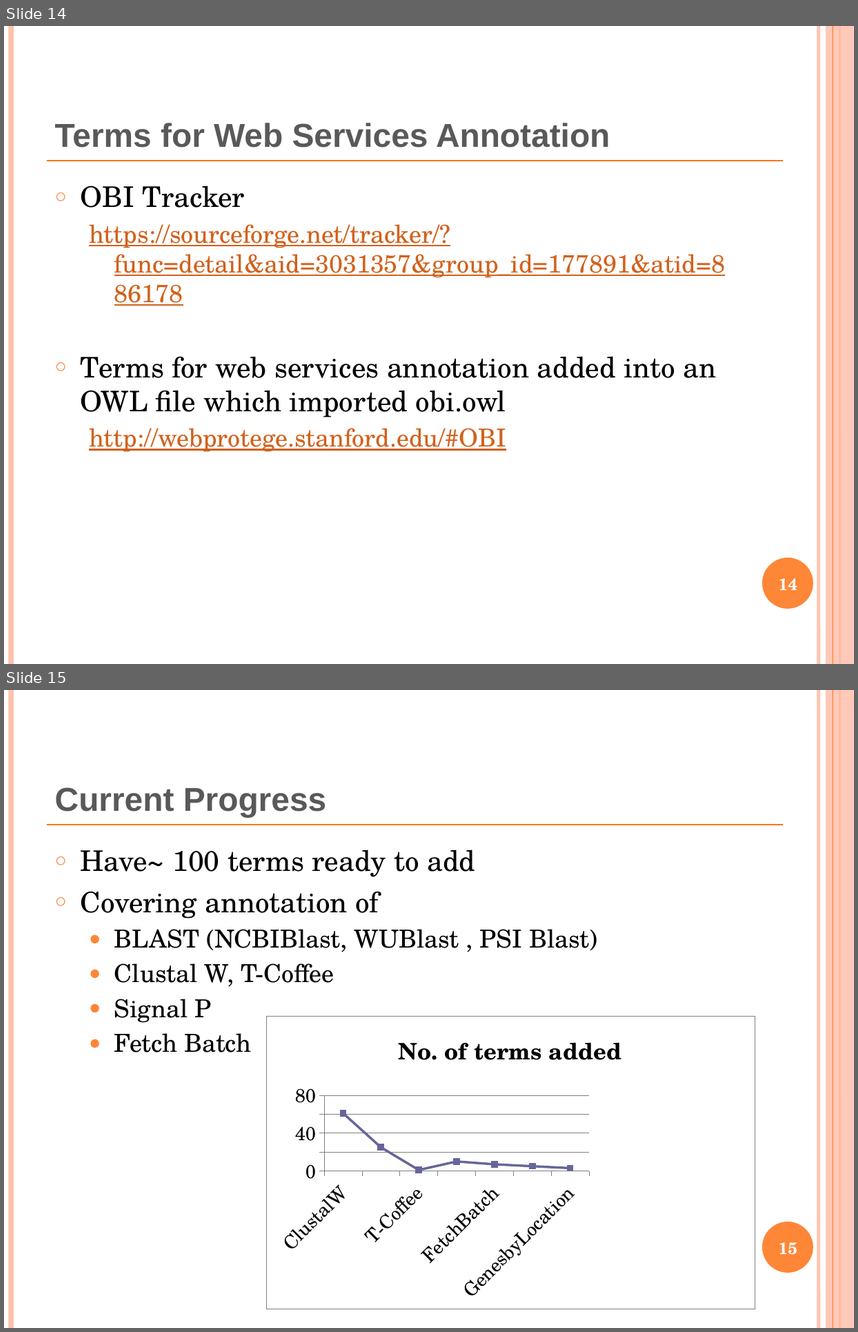
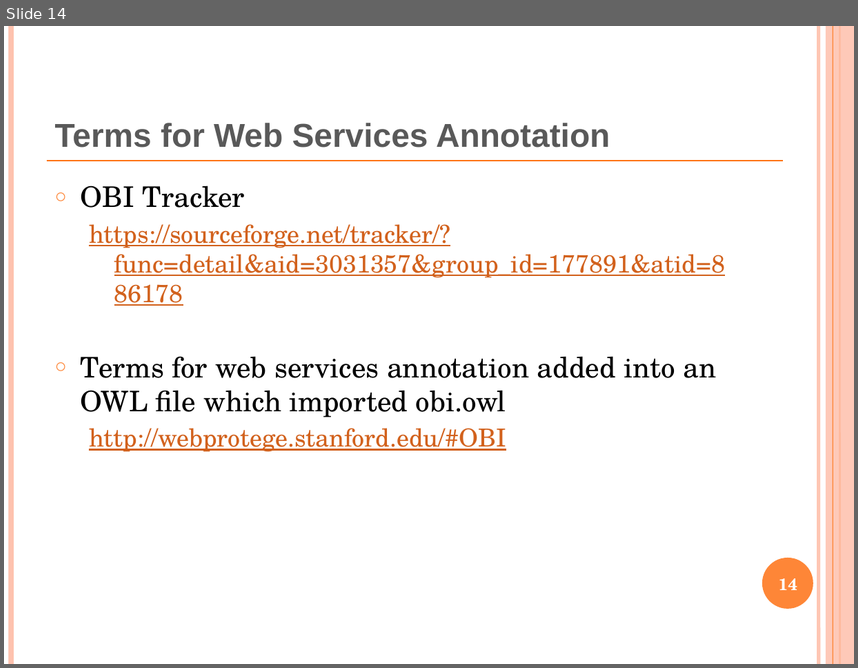
Before and after one commit to obi-ontology/obi-legacy-svn, a slide deck: trunk/docs/presentations/OBI workshop Oct 2011 Philly/WebService.pptx. Shown one above the other, each under a label of ours: slides 14 and 15 before the commit, slide 14 after it. The pictures are 858x1332 and 858x668 pixels, drawn with LibreOffice and Linux fonts; fonts in the diff are those of the drawing. Boxes give left, top, right and bottom in pixels: in the first picture for what was removed or moved away, otherwise in the second. Text is boxed around its words. In the diff, an @@ line names an element or a change of style, - is before the commit and + after.

```diff
--- a/trunk/docs/presentations/OBI workshop Oct 2011 Philly/WebService.pptx
+++ b/trunk/docs/presentations/OBI workshop Oct 2011 Philly/WebService.pptx
@@ slide 15 removed at (4,690,854,1328), background #FFFFFF; not listed: 7 template elements that a slide beside it also shows @@
@@ title removed at (55,787,326,817) @@
-Current Progress
@@ text removed at (81,849,598,1052) @@
-○ Have~ 100 terms ready to add
-○ Covering annotation of
-  ● BLAST (NCBIBlast, WUBlast , PSI Blast)
-  ● Clustal W, T-Coffee
-  ● Signal P
-  ● Fetch Batch
@@ line chart removed at (266,1016,755,1308) @@
-title "No. of terms added"
-categories: ClustalW, WUBlast/NCBIBlast, T-Coffee, SingalPeptide, FetchBatch, GenesbyTextSearch, GenesbyLocation
-No. of terms added: 61, 25, 1, 10, 7, 5, 3
@@ page number removed at (779,1242,798,1254) @@
-15
```
Also in this commit, not shown: 4 slides changed, 1 slide added, 6 other slides removed, 2 other files.
